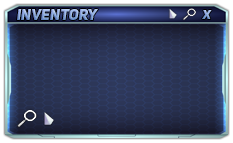
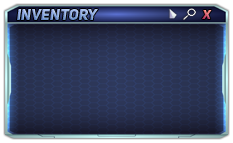
Before/after of a (233, 143) layered artwork. What changed in the layer stack:
moved "Layer 3 copy" (1st of 2, in "Big Icon") into group "Big Icon" over [43, 111, 54, 126]
moved "Mang Glass" (1st of 2, in "Big Icon") into group "Big Icon" over [17, 109, 37, 128]
